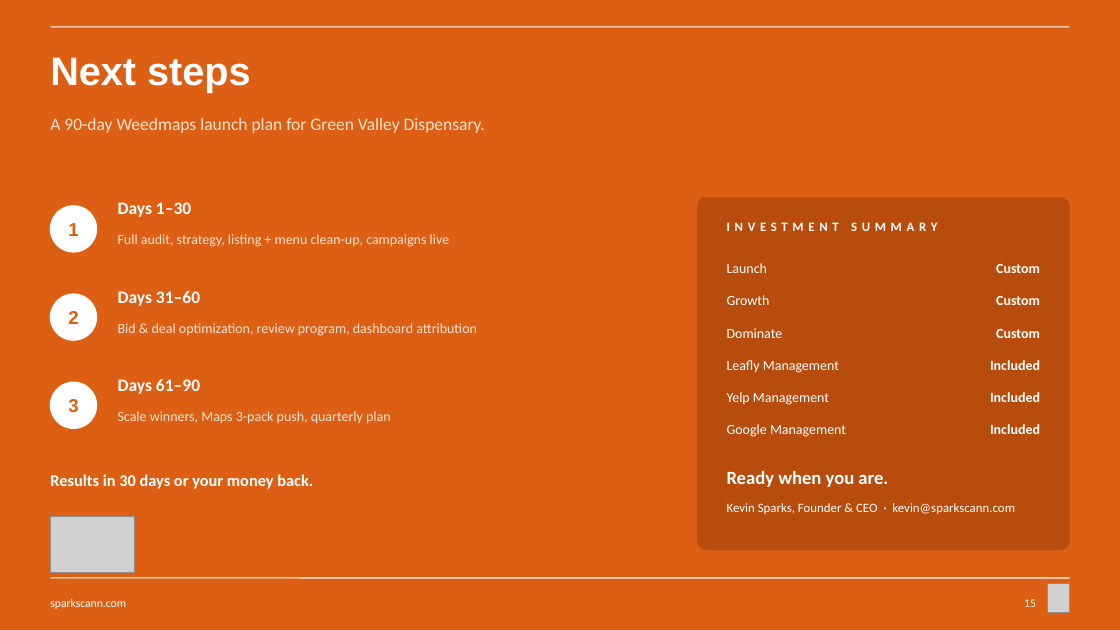
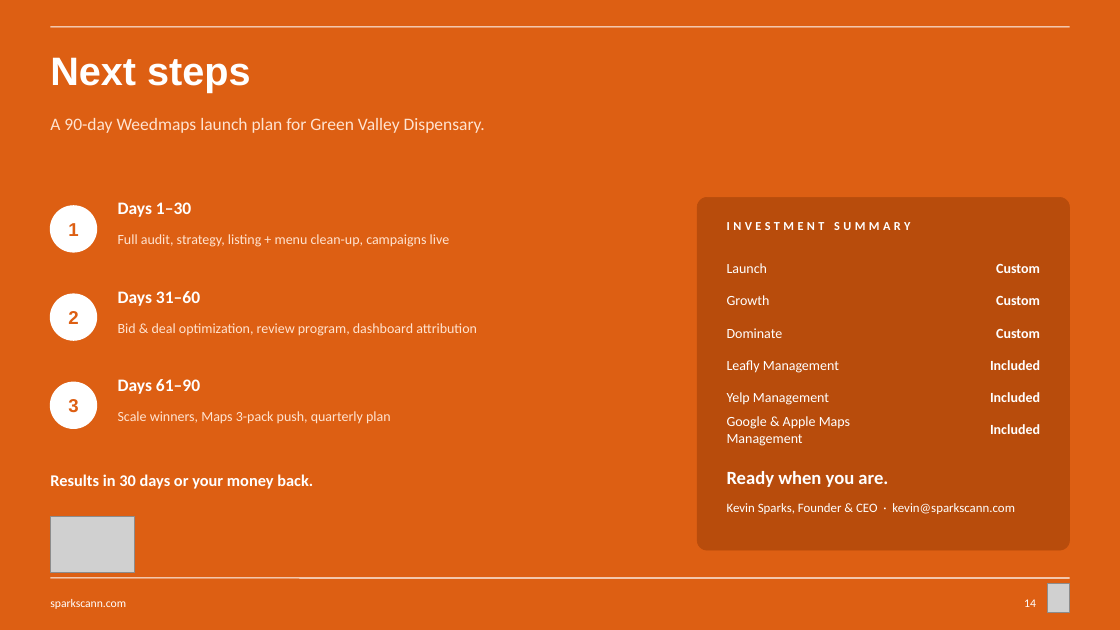
Before and after one commit to sparksmanagement/pitchdeckspecialist, a slide deck: slide 14 of decks/Sparks-x-example-green-valley.pptx (slide 15 before the commit). Drawn at 1120x630 pixels with LibreOffice and Linux fonts; fonts in the diff are those of the drawing; grey boxes stand for pictures. Boxes give left, top, right and bottom in pixels: in the first picture for what was removed or moved away, otherwise in the second. Text is boxed around its words. In the diff, an @@ line names an element or a change of style, - is before the commit and + after.

```diff
--- a/decks/Sparks-x-example-green-valley.pptx
+++ b/decks/Sparks-x-example-green-valley.pptx
@@ text "INVESTMENT SUMMARY" at (727, 222, 910, 230): size 11 to 10.5 pt, letter spacing 4 to 3 pt @@
@@ text at (727, 416, 850, 446): text changed @@
-Google Management
+Google & Apple Maps Management
@@ text at (1024, 599, 1036, 607): text changed @@
-15
+14
```
Also in this commit, not shown: 4 other slides changed, 1 slide added, 2 slides removed, 7 other files.
